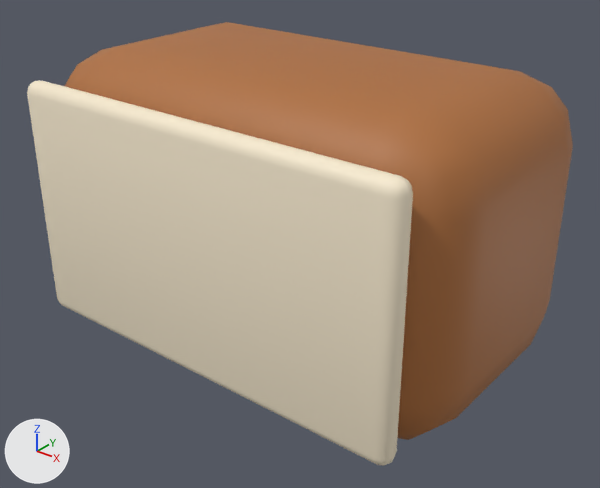
One commit to the glTF model models/catch_breads/bread_shokupan.glb: the scene before it, then after it.
Camera for both pictures: a camera (50 mm lens) standing at (0.778, -0.98, 0.532) and looking at (0.021, -0.034, -0.055). Arrows for +X, +Y and +Z are at lower left; the lights stay in place. The older version comes first.

Names of what the first picture shows: '小麦のふんわりした断面', '角食パンの香ばしい耳'.
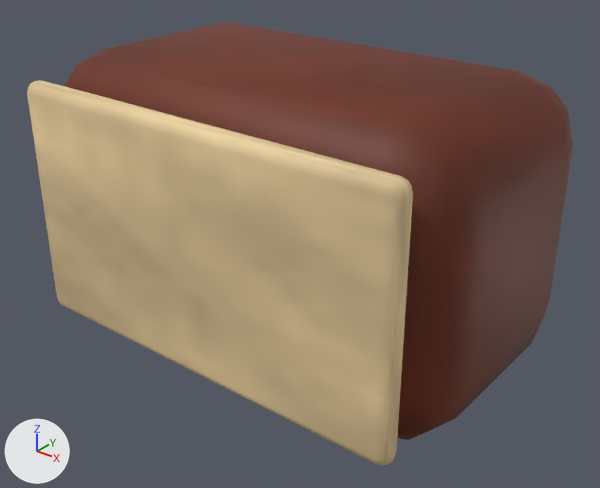
Boxes [x1, y1, x2, y2] around the edits, measured in the pictures (600 x 488 px):
'小麦のふんわりした断面', surface changed
    both: [27, 80, 413, 466]
'角食パンの香ばしい耳', surface changed (darker)
    both: [65, 22, 573, 440]

Diff of the bpy script that builds the scene:
```diff
--- a/models/catch_breads/bread_shokupan.glb.py
+++ b/models/catch_breads/bread_shokupan.glb.py
@@ img_material_05 @@
+img_material_05 = load_image('material_05', '_unpacked/material_05', 64, 64, 'sRGB')
@@ img_material_04 @@
+img_material_04 = load_image('material_04', '_unpacked/material_04', 64, 64, 'sRGB')
@@ mat_香ばしい焼き目 @@
 mat_香ばしい焼き目 = principled_material('香ばしい焼き目')
-mat_香ばしい焼き目.base_color = (0.43, 0.16, 0.045)  # brown #af6f3c
+mat_香ばしい焼き目.texture = img_material_04
 mat_香ばしい焼き目.roughness = 0.58
@@ mat_小麦粉 @@
 mat_小麦粉 = principled_material('小麦粉')
-mat_小麦粉.base_color = (0.94, 0.83, 0.63)  # beige #f8ebd0
+mat_小麦粉.texture = img_material_05
 mat_小麦粉.roughness = 0.58
```
